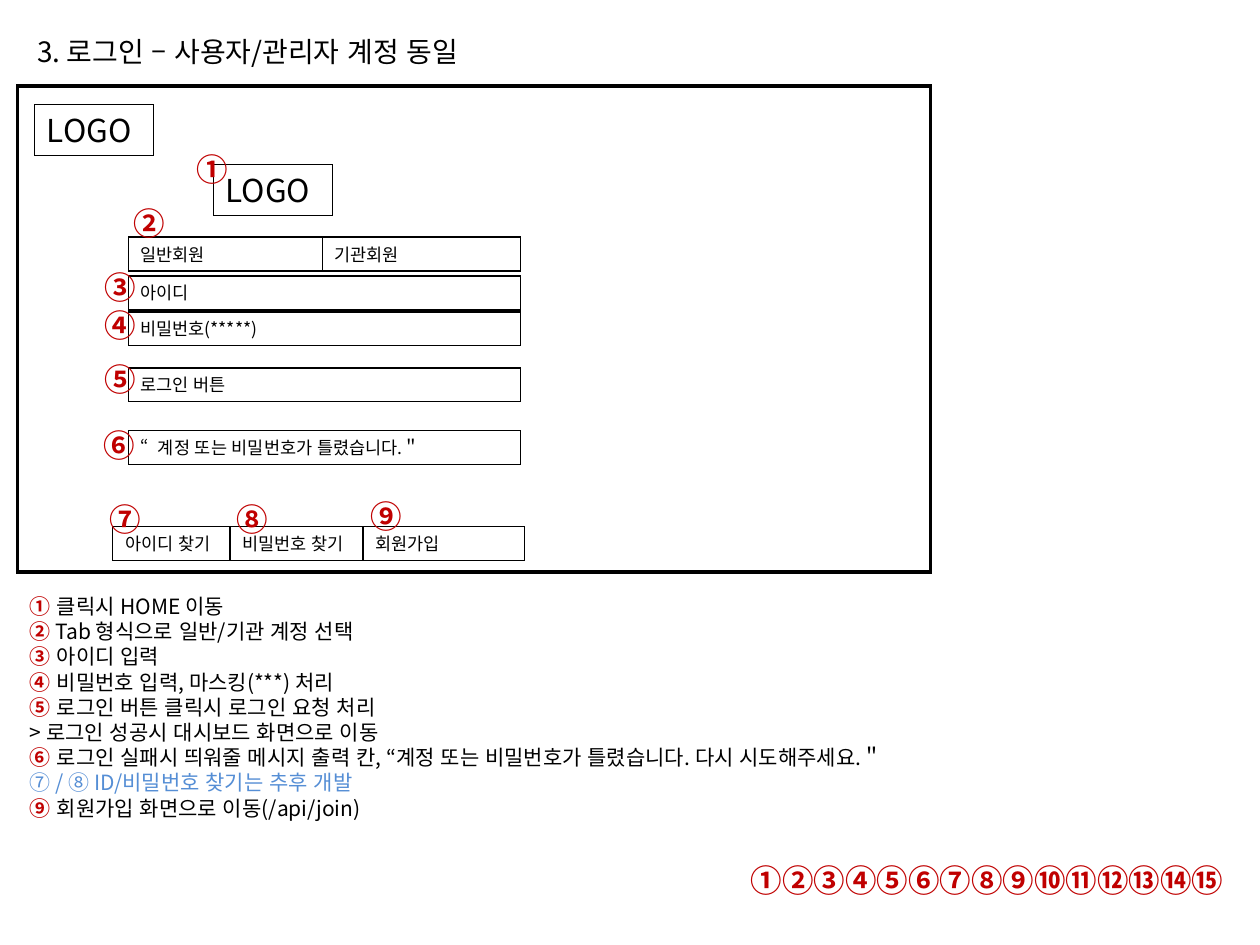
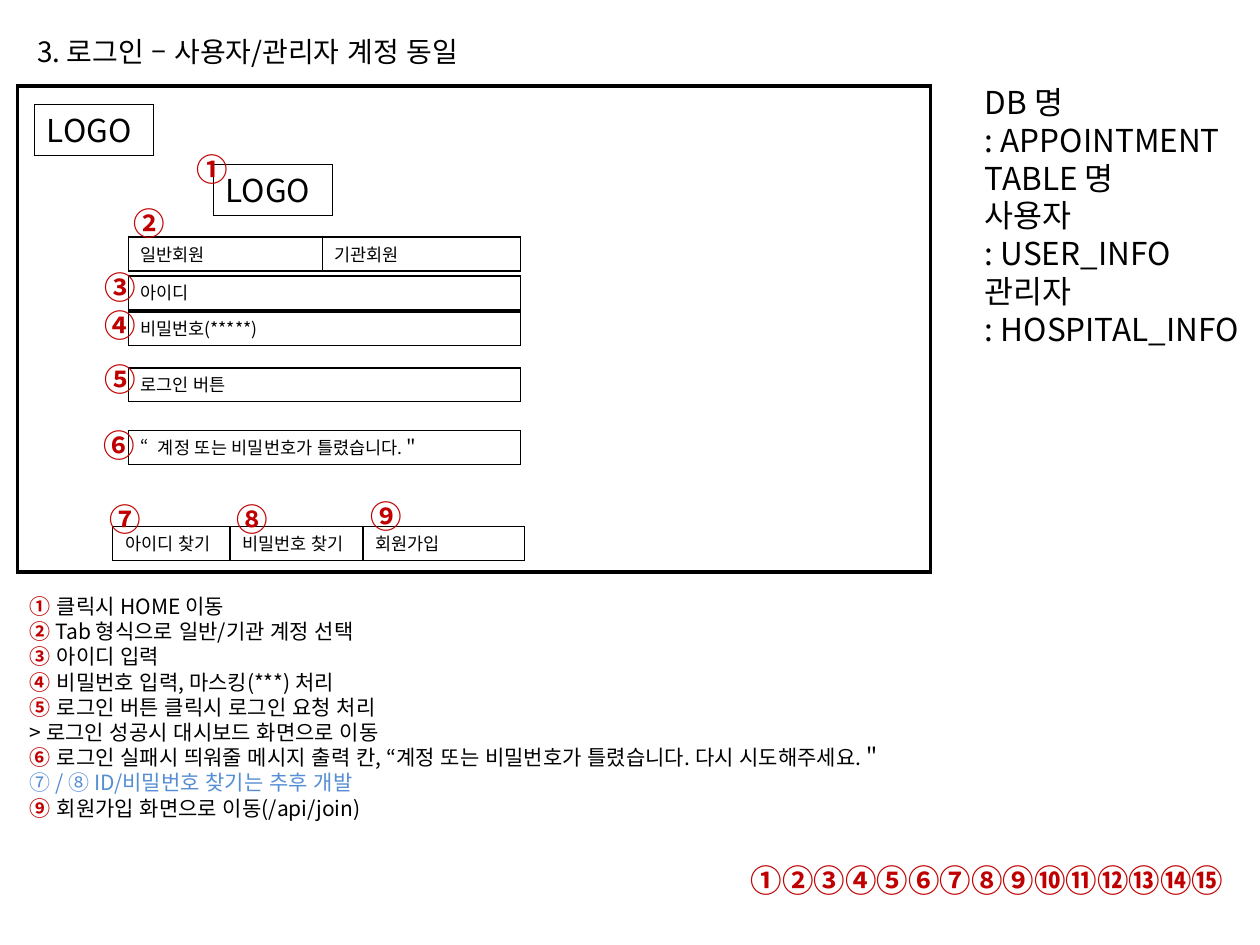
Before and after one commit to Gabintree/appintment2, a slide deck: slide 5 of 프로그램 설계.ppt. Drawn at 1260x945 pixels with LibreOffice and Linux fonts; fonts in the diff are those of the drawing. Boxes give left, top, right and bottom in pixels: in the first picture for what was removed or moved away, otherwise in the second. Text is boxed around its words. In the diff, an @@ line names an element or a change of style, - is before the commit and + after.

Commit message:
프로그램설계 수정

```diff
--- a/프로그램 설계.ppt
+++ b/프로그램 설계.ppt
@@ text added at <box>985,88,1239,346</box>, 18 pt, text #000000 @@
+DB 명
+: APPOINTMENT
+TABLE 명
+사용자
+: USER_INFO
+관리자
+: HOSPITAL_INFO
```
Also in this commit, not shown: 3 other slides changed.
